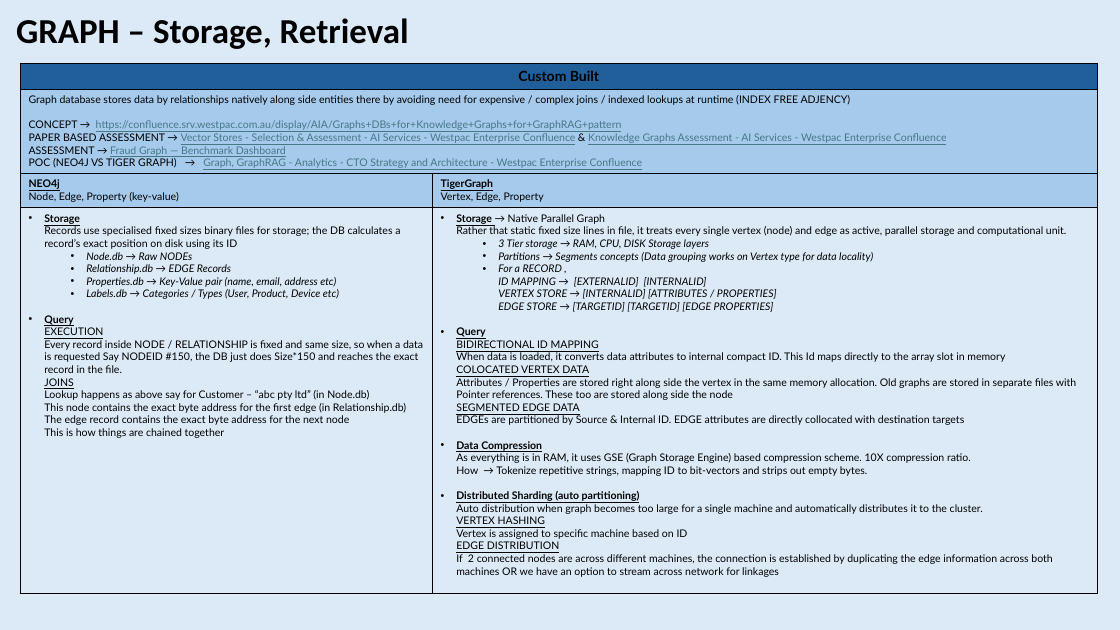
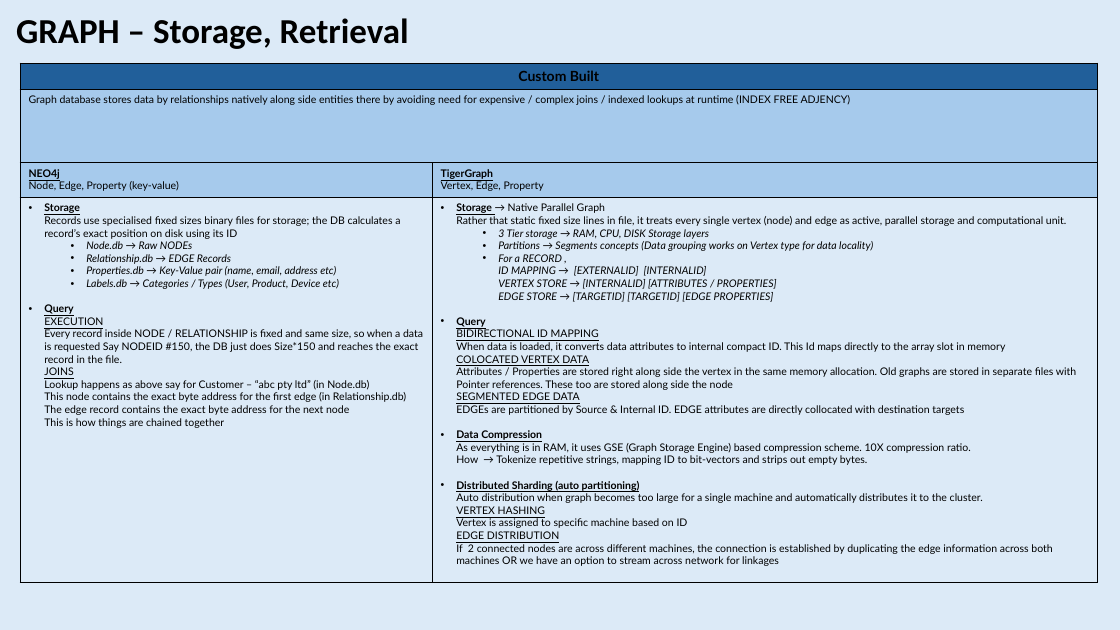
Before and after one commit to ashishachopra/Concepts, a slide deck: slide 10 of GRAPH,GRAPHRAG,ONTOLOGY.pptx. Drawn at 1120x630 pixels with LibreOffice and Linux fonts; fonts in the diff are those of the drawing. Boxes give left, top, right and bottom in pixels: in the first picture for what was removed or moved away, otherwise in the second. Text is boxed around its words. In the diff, an @@ line names an element or a change of style, - is before the commit and + after.

```diff
--- a/GRAPH,GRAPHRAG,ONTOLOGY.pptx
+++ b/GRAPH,GRAPHRAG,ONTOLOGY.pptx
@@ table at (20, 63, 1097, 583) @@
-row 2, column 1: Graph database stores data by relationships natively along side entities there by avoiding need for expensive / complex joins / indexed lookups at runtime (INDEX FREE ADJENCY) / CONCEPT → https://confluence.srv.westpac.com.au/display/AIA/Graphs+DBs+for+Knowledge+Graphs+for+GraphRAG+pattern / PAPER BASED ASSESSMENT → Vector Stores - Selection & Assessment - AI Services - Westpac Enterprise Confluence & Knowledge Graphs Assessment - AI Services - Westpac Enterprise Confluence ASSESSMENT → Fraud Graph — Benchmark Dashboard / POC (NEO4J VS TIGER GRAPH) → Graph, GraphRAG - Analytics - CTO Strategy and Architecture - Westpac Enterprise Confluence
+row 2, column 1: Graph database stores data by relationships natively along side entities there by avoiding need for expensive / complex joins / indexed lookups at runtime (INDEX FREE ADJENCY)
```
Also in this commit, not shown: 12 other slides changed, 8 other files.
